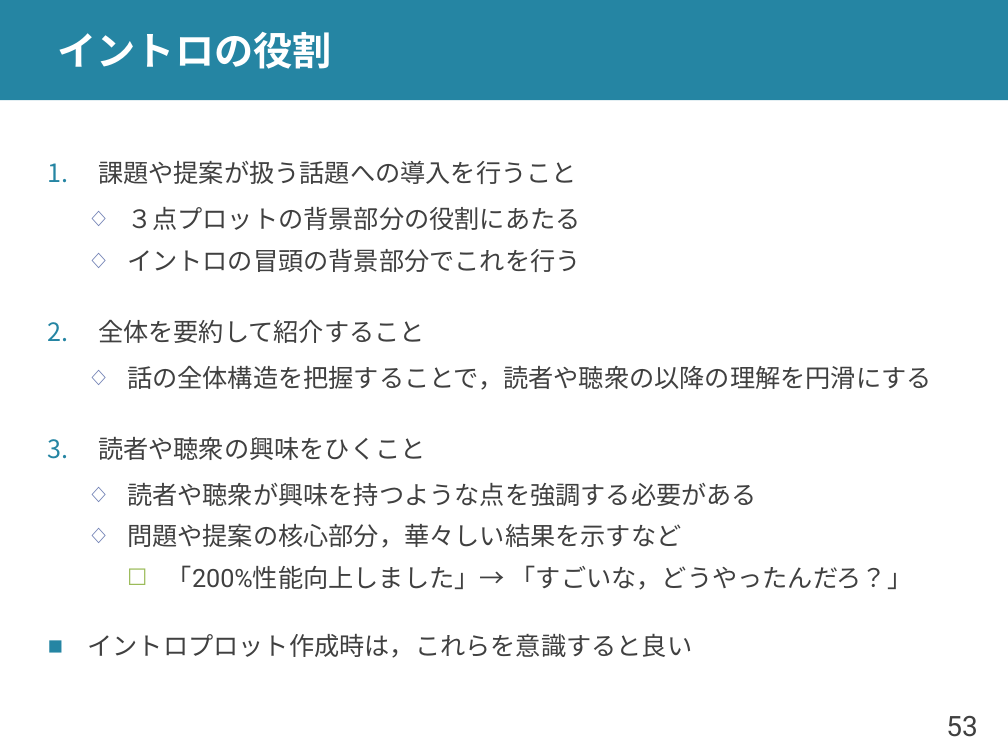
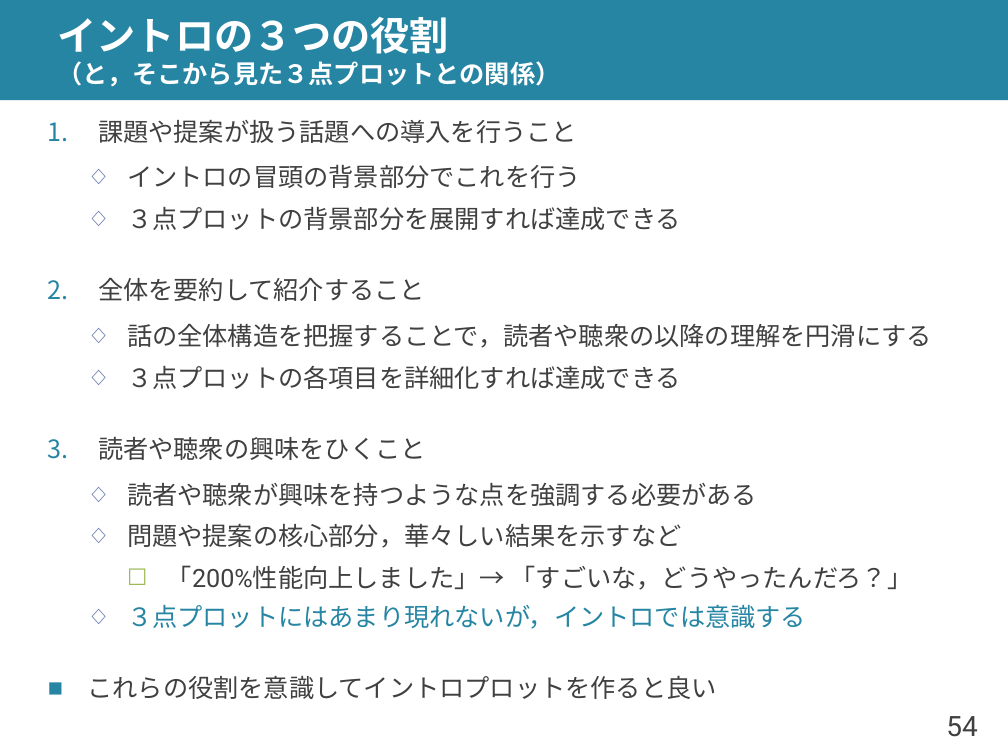
Before and after one commit to shioya-lab/how-to, a slide deck: slide 54 of plot.pptx (slide 53 before the commit). Drawn at 1008x756 pixels with LibreOffice and Linux fonts; fonts in the diff are those of the drawing. Boxes give left, top, right and bottom in pixels: in the first picture for what was removed or moved away, otherwise in the second. Text is boxed around its words. In the diff, an @@ line names an element or a change of style, - is before the commit and + after.

Commit message:
plot を v16 に
イントロプロットを書き換え

```diff
--- a/plot.pptx
+++ b/plot.pptx
@@ title at [58,17,561,87]: text changed; size 28 to 18 pt @@
-イントロの役割
+イントロの３つの役割
+（と，そこから見た３点プロットとの関係）
@@ text at [127,207,581,230]: paragraph removed @@
-  ◇ ３点プロットの背景部分の役割にあたる
@@ text at [127,207,681,230]: paragraph added @@
+  ◇ ３点プロットの背景部分を展開すれば達成できる
@@ text at [127,366,681,389]: paragraph added @@
+  ◇ ３点プロットの各項目を詳細化すれば達成できる
@@ text at [87,605,806,699]: text changed; text colour #404040 to #2585A3 @@
-■ イントロプロット作成時は，これらを意識すると良い
+  ◇ ３点プロットにはあまり現れないが，イントロでは意識する
+■ これらの役割を意識してイントロプロットを作ると良い
@@ page number at [946,716,977,737]: text changed @@
-53
+54
```
Also in this commit, not shown: 3 other slides changed, 5 slides added, 1 other file.
